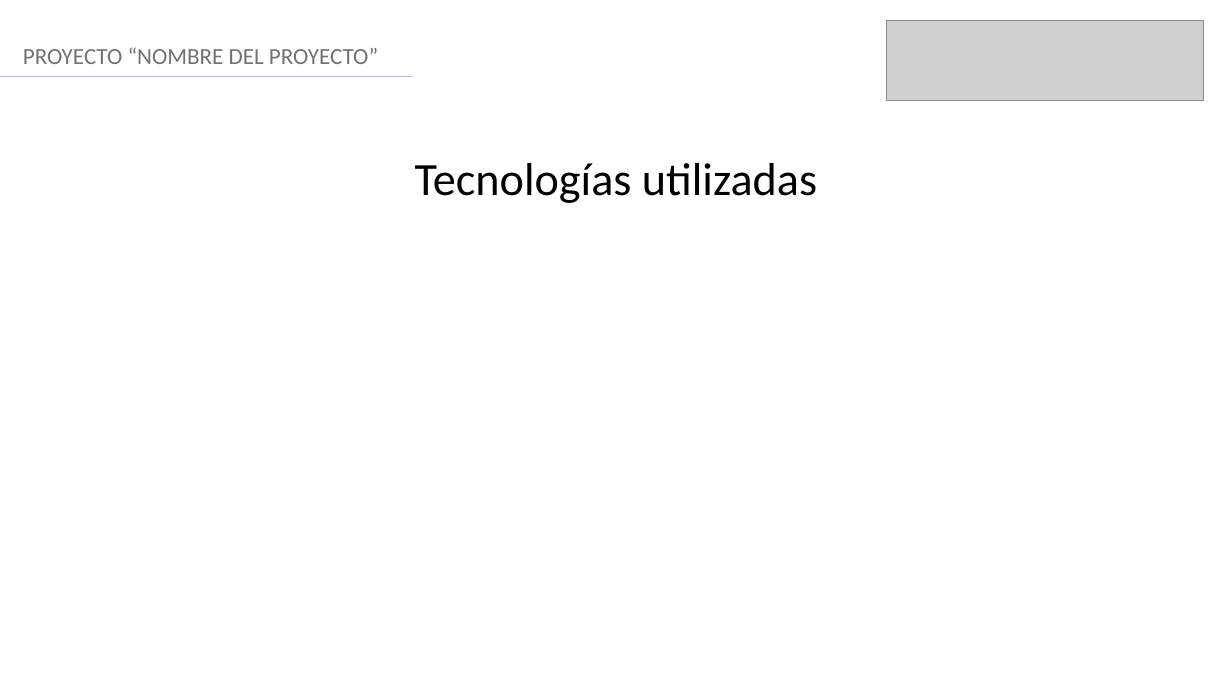
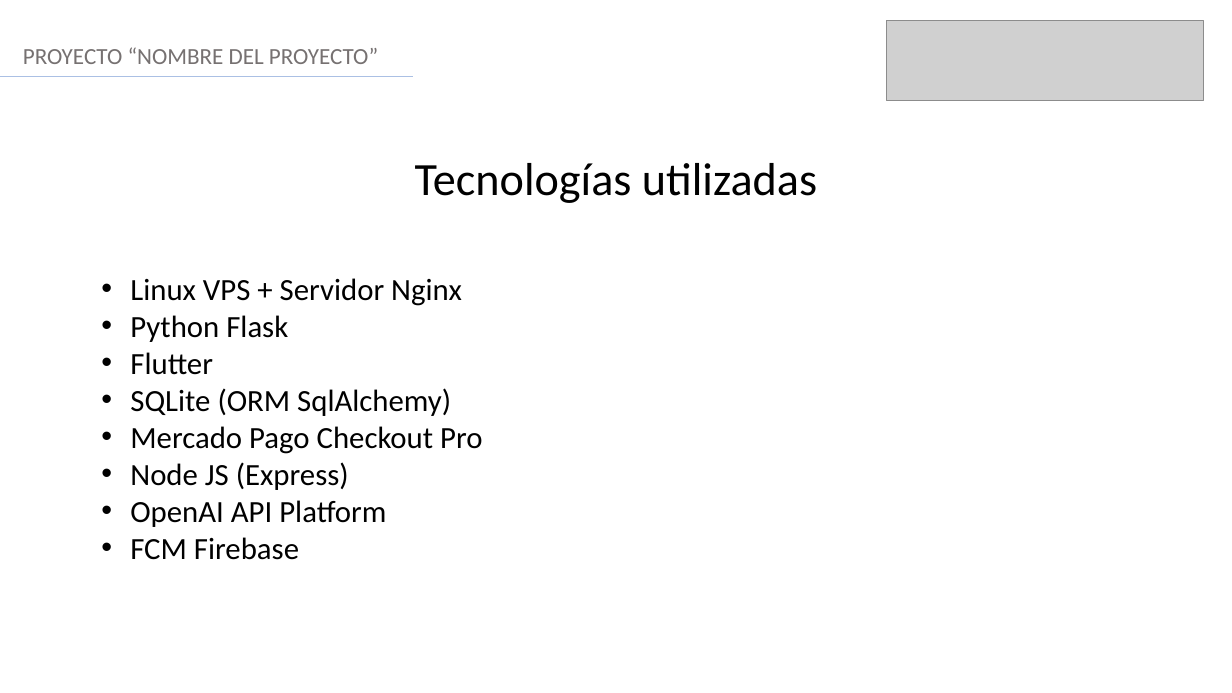
Before and after one commit to FelixCifuentesCid/Grupo14, a slide deck: slide 10 of Fase 2/Evidencias Proyecto/Presentación Proyecto.pptx. Drawn at 1232x693 pixels with LibreOffice and Linux fonts; fonts in the diff are those of the drawing; grey boxes stand for pictures. Boxes give left, top, right and bottom in pixels: in the first picture for what was removed or moved away, otherwise in the second. Text is boxed around its words. In the diff, an @@ line names an element or a change of style, - is before the commit and + after.

```diff
--- a/Fase 2/Evidencias Proyecto/Presentación Proyecto.pptx
+++ b/Fase 2/Evidencias Proyecto/Presentación Proyecto.pptx
@@ text added at [130,278,482,560], 24 pt, text #000000 @@
+• Linux VPS + Servidor Nginx
+• Python Flask
+• Flutter
+• SQLite (ORM SqlAlchemy)
+• Mercado Pago Checkout Pro
+• Node JS (Express)
+• OpenAI API Platform
+• FCM Firebase
```
Also in this commit, not shown: 7 other slides changed, 2 slides added, 2 slides removed, 11 other files.
